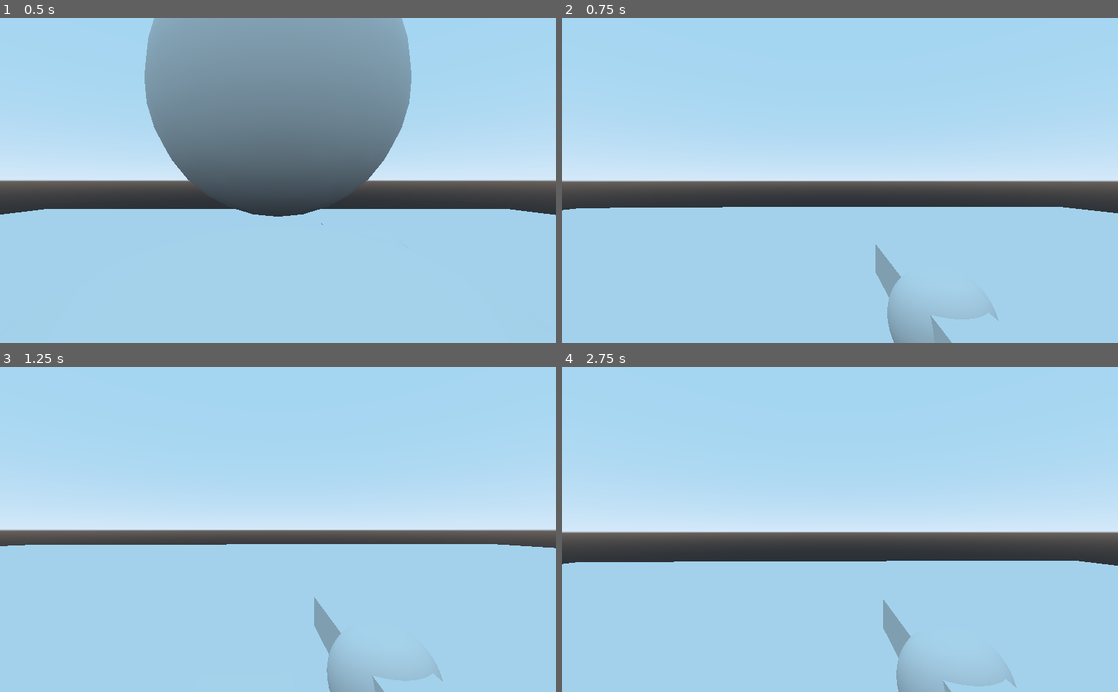
Above: before the commit, frames 1-4 (two rows, left to right).
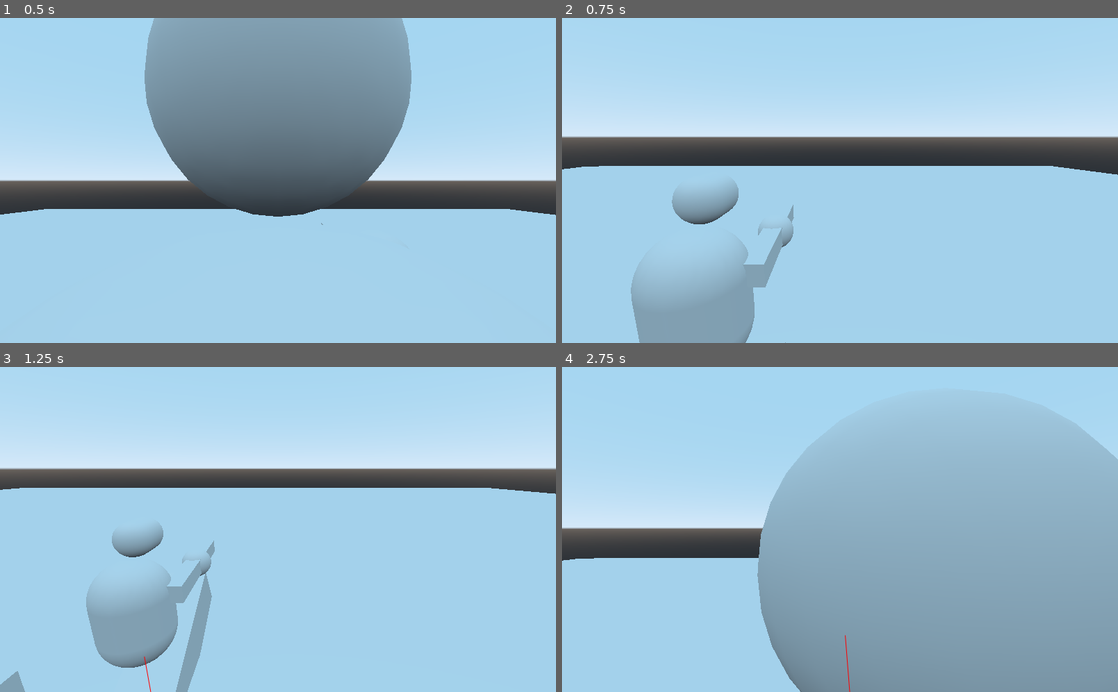
Above: after the commit, the same moments.

Repository: manglemix/PGBR
Game: Godot game, scene res://DebugBattlefield.tscn
The game is run twice, just before and just after one commit, with the same random seed, the same clock (stepped at 60 frames per second) and the same inputs.
Inputs (mouse positions are in pixels of both pictures, inside the frame that each line leads up to):
- Up to frame 1 (0.5 s): no input
- Up to frame 2 (0.75 s): move the mouse to (867, 180) at 0.52 s; hold W (forward) from 0.53 s (still down); hold X (change viewpoint, bound only after the commit) from 0.53 s (still down)
- Up to frame 3 (1.25 s): keep holding W (forward); keep holding X (change viewpoint, bound only after the commit); tap Space (jump) at 0.77 s
- Up to frame 4 (2.75 s): keep holding W (forward); move the mouse to (812, 529) at 1.27 s; release X (change viewpoint, bound only after the commit) at 1.28 s; right-click (812, 529) at 1.35 s; tap Space (jump) at 1.52 s; tap X (change viewpoint, bound only after the commit) at 1.55, 2.3 s; move the mouse to (851, 523) at 2.02 s; hold Shift (crouch) from 2.03 s (still down)

Frame 1 is identical in both runs. In frame 2, 33% of the frame differs, in the area x 0-100%, y 31-100%; in frame 3, 33%; in frame 4, 50%, in the area x 0-100%, y 17-100%.

Commit message:
Renamed change_perspective to change_viewpoint

Diff:
--- a/PGBR_Project1/BaseScripts/BaseCamera.gd
+++ b/PGBR_Project1/BaseScripts/BaseCamera.gd
@@ -101,7 +101,7 @@
 		elif event.is_action_released("jump") and _player_node.charging_jump:
 			_player_node.jump()
 
-		if event.is_action_pressed("set_viewpoint"):
+		if event.is_action_pressed("change viewpoint"):
 			_target_node.increment_transform()
 
 	else:
--- a/PGBR_Project1/project.godot
+++ b/PGBR_Project1/project.godot
@@ -88,7 +88,7 @@
 "events": [ Object(InputEventMouseButton,"resource_local_to_scene":false,"resource_name":"","device":0,"alt":false,"shi …(212 unchanged characters)…
  ]
 }
-change_perspective={
+"change viewpoint"={
 "deadzone": 0.5,
 "events": [ Object(InputEventKey,"resource_local_to_scene":false,"resource_name":"","device":0,"alt":false,"shift":false,"control":false,"meta":false,"command":false,"pressed":false,"scancode":88,"unicode":0,"echo":false,"script":null)
  ]
